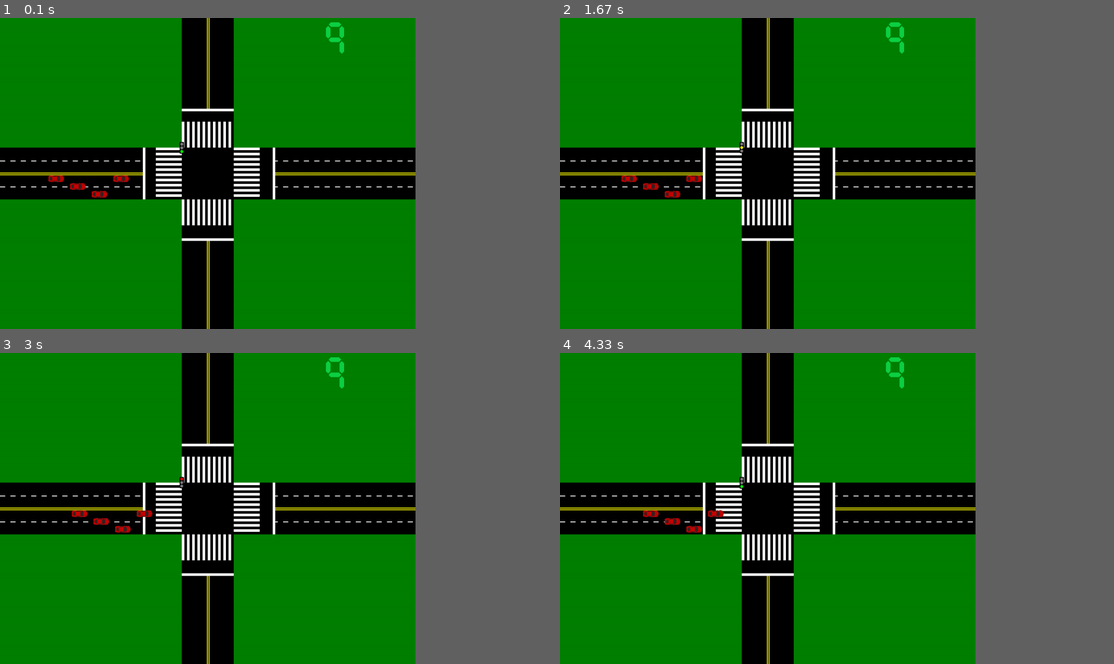
Above: before the commit, frames 1-4 (two rows, left to right).
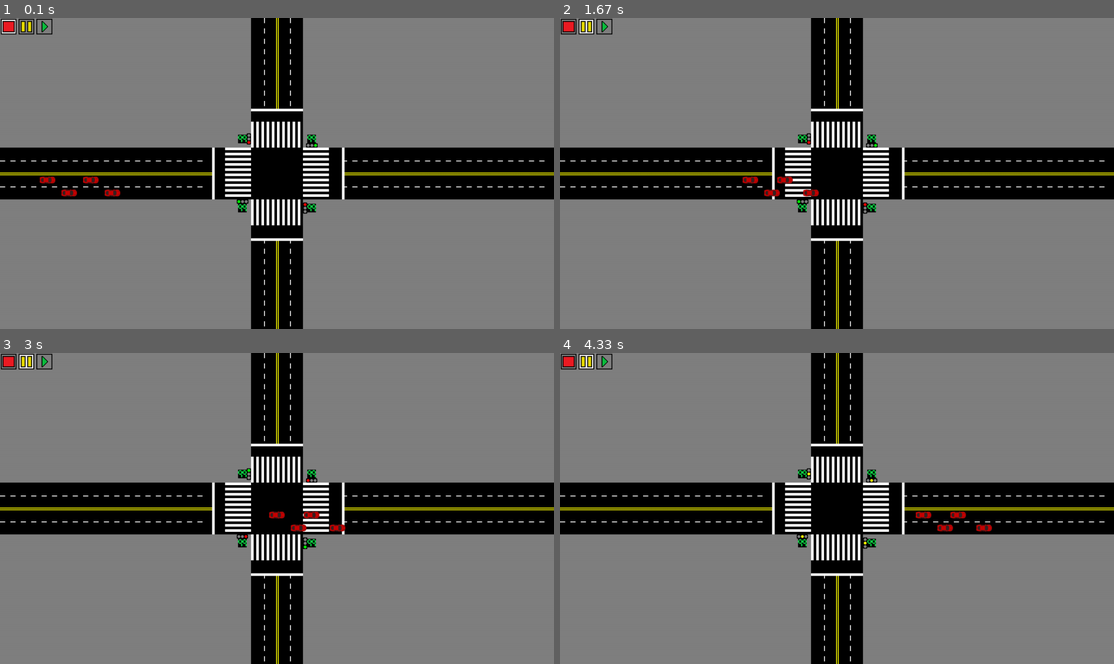
Above: after the commit, the same moments.

Repository: danielsds1/TrafficLights
Game: pygame game, started from traffic-simulation-pygame-master/traffic.py
Same seed, same stepped clock (60 frames per second), same inputs: the game is played once before the commit and once after it.
Inputs (mouse positions are in pixels of both pictures, inside the frame that each line leads up to):
- Up to frame 1 (0.1 s): no input
- Up to frame 2 (1.67 s): press the mouse at (587, 27) at 0.37 s; move the mouse to (720, 145) at 0.47 s; release the mouse at (853, 263) at 0.6 s; press the mouse at (604, 27) at 0.7 s; move the mouse to (626, 61) at 0.8 s; release the mouse at (648, 98) at 0.93 s; press the mouse at (604, 27) at 1.03 s; move the mouse to (748, 98) at 1.13 s; release the mouse at (897, 173) at 1.27 s; press the mouse at (587, 27) at 1.37 s; move the mouse to (620, 42) at 1.47 s; release the mouse at (654, 58) at 1.6 s
- Up to frame 3 (3 s): press the mouse at (44, 362) at 1.7 s; move the mouse to (72, 415) at 1.8 s; release the mouse at (105, 468) at 1.93 s; press the mouse at (27, 362) at 2.03 s; move the mouse to (210, 424) at 2.13 s; release the mouse at (387, 489) at 2.27 s; press the mouse at (44, 362) at 2.37 s; move the mouse to (99, 421) at 2.47 s; release the mouse at (155, 483) at 2.6 s; press the mouse at (27, 362) at 2.7 s; move the mouse to (60, 387) at 2.8 s; release the mouse at (99, 412) at 2.93 s
- Up to frame 4 (4.33 s): press the mouse at (604, 362) at 3.03 s; move the mouse to (681, 402) at 3.13 s; release the mouse at (753, 443) at 3.27 s; press the mouse at (587, 362) at 3.37 s; move the mouse to (715, 405) at 3.47 s; release the mouse at (842, 449) at 3.6 s; press the mouse at (604, 362) at 3.7 s; move the mouse to (665, 440) at 3.8 s; release the mouse at (720, 520) at 3.93 s; press the mouse at (587, 362) at 4.03 s; move the mouse to (726, 390) at 4.13 s; release the mouse at (864, 421) at 4.27 s
In our replay, the window is 675x506 before the commit and 900x506 after it. These sizes can differ from the game's own. Grey fills any space a smaller window leaves; there, only what the larger window draws over its background counts as a difference.

The runs differ from the first frame. In frame 1, 69% of the frame differs, in the area x 0-100%, y 0-100%; in frame 2, 69%; in frame 3, 69%; in frame 4, 69%.

Commit message:
Added buttons
Buttons for flow control (stop, pause, play)

Diff:
--- a/traffic-simulation-pygame-master/traffic.py
+++ b/traffic-simulation-pygame-master/traffic.py
@@ -7,28 +7,29 @@
 
 
 
-
-
 #initialize pygame
 pygame.init()
 
 
-street=120
-stripe=6
-WIDTH=960
+STREET=120
+STRIPE=6
+WIDTH=1280
 HEIGHT=720
 CAPTION = 'Traffic Simulation'
 SPEED=0
-
+SIGNAL_POS=[[WIDTH/2-STREET/2-20,HEIGHT/2+STREET/2+5],
+[WIDTH/2+STREET/2+20,HEIGHT/2-STREET/2-5],
+[WIDTH/2-STREET/2-5,HEIGHT/2-STREET/2-20],
+[WIDTH/2+STREET/2+5,HEIGHT/2+STREET/2+20]]
 MAX_SPEED=30
+BTN_POS=[[20,20],[61,20],[102,20]]
 velocity=[10,10]
-
 
 #make a class of cars
 class Cars(Sprite):
     def __init__(self,x,y):
         Sprite.__init__(self)
-        self.image=image.load('img/carl.png')
+        self.image=image.load('img/lcar.png')
         self.x=int(x) #variable denoting x position of car
         self.y=int(y) # y position of car
         self.rect=self.image.get_rect(center = (x,y)) #used to place the car
@@ -50,133 +51,221 @@
                 self.x=xp
             elif self.x>=500 and self.x<=550:
                 pass
-            elif dista>-200 and dista<200: #to check nearby cars
+            elif dista>-20 and dista<20: #to check nearby cars
                 pass
             else :
                 self.rect.left=xp
                 self.x=xp
 
-
 class Signal(Sprite):
-    def __init__(self,x,y):
-        Sprite.__init__(self)
-        self.image=image.load('img/green.png')
+    def __init__(self,x,y,direction):
+        Sprite.__init__(self)
+        if direction=='l':
+            self.image=image.load('img/lgreen.png')
+        elif direction=='r':
+            self.image=image.load('img/rgreen.png')
+        elif direction=='u':
+            self.image=image.load('img/ured.png')
+        elif direction=='d':
+            self.image=image.load('img/dred.png')
         self.rect=self.image.get_rect(center=(x,y))
     def change_sign(self,color):
             self.image=image.load(color)
 
 class Watch(Sprite):
-    def __init__(self):
+    def __init__(self,x,y):
         Sprite.__init__(self)
         self.image=image.load('img/9.png')
-        self.rect=self.image.get_rect(center=(732,50))
-        self.image=image.load('img/9.png')
-        self.rect=self.image.get_rect(center=(774,50))
+        self.rect=self.image.get_rect(center=(x,y))
+
+class Button(Sprite):
+    def __init__(self,button,x,y):
+        Sprite.__init__(self)
+        self.image=image.load('img/btn/'+button+'.png')
+        self.rect=self.image.get_rect(center=(x,y))
+    def hover(self,button):
+        self.image=image.load('img/btn/'+button+'.png')
+
+
+def drawBackground(frame,HEIGHT,WIDTH,STREET,STRIPE):
+    frame.fill((128,128,128))
+
+    #pygame.draw.rect(screen, color, (x,y,width,height), thickness)
+
+    #Desenho das ruas
+    pygame.draw.rect(frame,(0,0,0), (0,(HEIGHT-STREET)/2,WIDTH,STREET),0)
+    pygame.draw.rect(frame,(0,0,0), ((WIDTH-STREET)/2,0,STREET,HEIGHT),0)
+
+    #Desenho das faixas dupla contínuas na rua horizontal
+    pygame.draw.rect(frame,(255,255,0), (0,HEIGHT/2-2,WIDTH/2-STREET*5/4,STRIPE/3),0) #desenho da faixa contínua
+    pygame.draw.rect(frame,(255,255,0), (0,HEIGHT/2+2,WIDTH/2-STREET*5/4,STRIPE/3),0) #desenho da faixa contínua
+    pygame.draw.rect(frame,(255,255,0), (WIDTH/2+STREET*5/4,HEIGHT/2-2,WIDTH/2-STREET*3/4,STRIPE/3),0)
+    pygame.draw.rect(frame,(255,255,0), (WIDTH/2+STREET*5/4,HEIGHT/2+2,WIDTH/2-STREET*3/4,STRIPE/3),0)
+
+    #Desenho das faixas de retenção na rua horizontal
+    pygame.draw.rect(frame,(255,255,255), (WIDTH/2+STREET*5/4,HEIGHT/2-STREET/2,STRIPE,STREET),0)
+    pygame.draw.rect(frame,(255,255,255), (WIDTH/2-STREET*5/4,HEIGHT/2-STREET/2,STRIPE,STREET),0)
+
+    #Desenho das faixas dupla contínuas na rua vertical
+    pygame.draw.rect(frame,(255,255,0), (WIDTH/2-2,0,STRIPE/3,HEIGHT/2-STREET*5/4),0)
+    pygame.draw.rect(frame,(255,255,0), (WIDTH/2+2,0,STRIPE/3,HEIGHT/2-STREET*5/4),0)
+    pygame.draw.rect(frame,(255,255,0), (WIDTH/2-STRIPE/3,HEIGHT/2+STREET+STREET/4,STRIPE/3,HEIGHT/2-STREET*3/4),0)
+    pygame.draw.rect(frame,(255,255,0), (WIDTH/2+STRIPE/3,HEIGHT/2+STREET+STREET/4,STRIPE/3,HEIGHT/2-STREET*3/4),0)
+
+    #Desenho das faixas de retenção na rua horizontal
+    pygame.draw.rect(frame,(255,255,255), (WIDTH/2-STREET/2,HEIGHT/2+STREET+30,STREET,STRIPE),0)
+    pygame.draw.rect(frame,(255,255,255), (WIDTH/2-STREET/2,HEIGHT/2-STREET-30,STREET,STRIPE),0)
+
+    #Desenho das faixas tracejadas
+    for i in range(int((WIDTH/2-STREET)//(STRIPE*4))-1):
+        pygame.draw.rect(frame,(255,255,255), (i*4*STRIPE,HEIGHT/2-STREET/4,STRIPE*2,STRIPE/3),0)
+        pygame.draw.rect(frame,(255,255,255), (i*4*STRIPE,HEIGHT/2+STREET/4,STRIPE*2,STRIPE/3),0)
+
+        pygame.draw.rect(frame,(255,255,255), (i*4*STRIPE+WIDTH/2+STREET*5/4,HEIGHT/2-STREET/4,STRIPE*2,STRIPE/3),0)
+        pygame.draw.rect(frame,(255,255,255), (i*4*STRIPE+WIDTH/2+STREET*5/4,HEIGHT/2+STREET/4,STRIPE*2,STRIPE/3),0)
+
+    for i in range(int((HEIGHT/2-STREET)//(STRIPE*4))-1):
+        pygame.draw.rect(frame,(255,255,255), (WIDTH/2-STREET/4,i*4*STRIPE,STRIPE/3,STRIPE*2),0)
+        pygame.draw.rect(frame,(255,255,255), (WIDTH/2+STREET/4,i*4*STRIPE,STRIPE/3,STRIPE*2),0)
+
+        pygame.draw.rect(frame,(255,255,255), (WIDTH/2-STREET/4,i*4*STRIPE+HEIGHT/2+STREET*5/4,STRIPE/3,STRIPE*2),0)
+        pygame.draw.rect(frame,(255,255,255), (WIDTH/2+STREET/4,i*4*STRIPE+HEIGHT/2+STREET*5/4,STRIPE/3,STRIPE*2),0)
+
+    #Desenho das faixas de pedestres
+    for i in range(10):
+        pygame.draw.rect(frame,(255,255,255), (WIDTH/2-STREET,(HEIGHT-STREET)/2+i*STREET/10,STREET/2,STRIPE),0)
+        pygame.draw.rect(frame,(255,255,255), ((WIDTH+STREET)/2,(HEIGHT-STREET)/2+i*STREET/10,STREET/2,STRIPE),0)
+
+        pygame.draw.rect(frame,(255,255,255), ((WIDTH-STREET)/2+i*STREET/10,HEIGHT/2-STREET,STRIPE,STREET/2),0)
+        pygame.draw.rect(frame,(255,255,255), ((WIDTH-STREET)/2+i*STREET/10,(HEIGHT+STREET)/2,STRIPE,STREET/2),0)
+    #Desenho do background do contador
+
+    pygame.draw.rect(frame,(0,0,0), (SIGNAL_POS[0][0]-10,SIGNAL_POS[0][1]+5,20,20),0)
+    pygame.draw.rect(frame,(0,0,0), (SIGNAL_POS[1][0]-10,SIGNAL_POS[1][1]-25,20,20),0)
+    pygame.draw.rect(frame,(0,0,0), (SIGNAL_POS[2][0]-25,SIGNAL_POS[2][1]-10,20,20),0)
+    pygame.draw.rect(frame,(0,0,0), (SIGNAL_POS[3][0]+5,SIGNAL_POS[3][1]-10,20,20),0)
+'''
+def button(button0,btnum,):
+    mouse=pygame.mouse.get_pos()
+    click=pygame.mouse.get_pressed()
+
     pass
-
-
-
+'''
 def traffic():
 
     clock = pygame.time.Clock() # load clock
-
-
     frame = pygame.display.set_mode((WIDTH, HEIGHT))
     display.set_caption(CAPTION)
-    watch=Watch()
-    xp=100;
-    car1=Cars(xp+0,HEIGHT/2+2*stripe)
-    car2=Cars(xp+50,HEIGHT/2+5*stripe)
-    car3=Cars(xp+100,HEIGHT/2+8*stripe)
-    car4=Cars(xp+150,HEIGHT/2+2*stripe)
-
-    signal1=Signal((WIDTH-street)/2,(HEIGHT-street)/2)
+    watch01=Watch(SIGNAL_POS[0][0]-5,SIGNAL_POS[0][1]+15)
+    watch02=Watch(SIGNAL_POS[0][0]+5,SIGNAL_POS[0][1]+15)
+
+    watch11=Watch(SIGNAL_POS[1][0]+5,SIGNAL_POS[1][1]-15)
+    watch12=Watch(SIGNAL_POS[1][0]-5,SIGNAL_POS[1][1]-15)
+
+    watch21=Watch(SIGNAL_POS[2][0]-10,SIGNAL_POS[2][1])
+    watch22=Watch(SIGNAL_POS[2][0]-20,SIGNAL_POS[2][1])
+
+    watch31=Watch(SIGNAL_POS[3][0]+10,SIGNAL_POS[3][1])
+    watch32=Watch(SIGNAL_POS[3][0]+20,SIGNAL_POS[3][1])
+
+    xp=10;
+    car1=Cars(xp+0,HEIGHT/2+5*STRIPE/2)
+    car2=Cars(xp+50,HEIGHT/2+15*STRIPE/2)
+    car3=Cars(xp+100,HEIGHT/2+5*STRIPE/2)
+    car4=Cars(xp+150,HEIGHT/2+15*STRIPE/2)
+
+    signal0=Signal(SIGNAL_POS[0][0],SIGNAL_POS[0][1],'l')
+    signal1=Signal(SIGNAL_POS[1][0],SIGNAL_POS[1][1],'r')
+    signal2=Signal(SIGNAL_POS[2][0],SIGNAL_POS[2][1],'u')
+    signal3=Signal(SIGNAL_POS[3][0],SIGNAL_POS[3][1],'d')
+
+    button0=Button('stop',BTN_POS[0][0],BTN_POS[0][1])
+    button1=Button('pause',BTN_POS[1][0],BTN_POS[1][1])
+    button2=Button('play',BTN_POS[2][0],BTN_POS[2][1])
 
     all_cars=Group(car1,car2,car3,car4)
-    all_signals=Group(signal1)
-    all_watches=Group(watch)
-
-
-    signal_list=['img/green.png','img/yellow.png','img/red.png'];
-
-    signal_counter=0;
-
-
+    all_signals=Group(signal0,signal1,signal2,signal3)
+    all_watches=Group(watch01,watch02,watch11,watch12,watch21,watch22,watch31,watch32)
+    all_buttons=Group(button0,button1,button2)
+    signal_list=[['img/lgreen.png','img/lyellow.png','img/lred.png'],
+    ['img/rgreen.png','img/ryellow.png','img/rred.png'],
+    ['img/ugreen.png','img/uyellow.png','img/ured.png'],
+    ['img/dgreen.png','img/dyellow.png','img/dred.png']]
+
+    signal_counter=0
+    cont=0
 
     while True:
 
-        xp = 2
+        mouse_pos=mouse.get_pos()
+        click=mouse.get_pressed()
+        #print(click[0])
+        xp = 10
+
+        drawBackground(frame,HEIGHT,WIDTH,STREET,STRIPE)
+
         car1.move(xp,signal_counter,car2)
         car2.move(xp,signal_counter,car3)
         car3.move(xp,signal_counter,car4)
         car4.move(xp,signal_counter,car1)
-        e=event.wait()
-        if e.type==KEYDOWN:
-          if e.key==K_ESCAPE:
-              break
-        if e.type==MOUSEBUTTONDOWN:
+
+
+        e=event.pump()
+        if click[2]==1:
+            break
+        if click[0]==1:
             signal_counter+=1
             if signal_counter>2:
                 signal_counter=0
-            signal1.change_sign(signal_list[signal_counter])
-
-
-        frame.fill((0,128,0))
-
-        #pygame.draw.rect(screen, color, (x,y,width,height), thickness)
-
-        #Desenho das ruas
-        pygame.draw.rect(frame,(0,0,0), (0,(HEIGHT-street)/2,WIDTH,street),0)
-        pygame.draw.rect(frame,(0,0,0), ((WIDTH-street)/2,0,street,HEIGHT),0)
-
-        #Desenho das faixas dupla contínuas na rua horizontal
-        pygame.draw.rect(frame,(255,255,0), (0,HEIGHT/2-2,WIDTH/2-street*5/4,stripe/3),0) #desenho da faixa contínua
-        pygame.draw.rect(frame,(255,255,0), (0,HEIGHT/2+2,WIDTH/2-street*5/4,stripe/3),0) #desenho da faixa contínua
-        pygame.draw.rect(frame,(255,255,0), (WIDTH/2+street*5/4,HEIGHT/2-2,WIDTH/2-street*3/4,stripe/3),0)
-        pygame.draw.rect(frame,(255,255,0), (WIDTH/2+street*5/4,HEIGHT/2+2,WIDTH/2-street*3/4,stripe/3),0)
-
-        #Desenho das faixas de retenção na rua horizontal
-        pygame.draw.rect(frame,(255,255,255), (WIDTH/2+street*5/4,HEIGHT/2-street/2,stripe,street),0)
-        pygame.draw.rect(frame,(255,255,255), (WIDTH/2-street*5/4,HEIGHT/2-street/2,stripe,street),0)
-
-        #Desenho das faixas dupla contínuas na rua vertical
-        pygame.draw.rect(frame,(255,255,0), (WIDTH/2-2,0,stripe/3,HEIGHT/2-street*5/4),0)
-        pygame.draw.rect(frame,(255,255,0), (WIDTH/2+2,0,stripe/3,HEIGHT/2-street*5/4),0)
-        pygame.draw.rect(frame,(255,255,0), (WIDTH/2-stripe/3,HEIGHT/2+street+street/4,stripe/3,HEIGHT/2-street*3/4),0)
-        pygame.draw.rect(frame,(255,255,0), (WIDTH/2+stripe/3,HEIGHT/2+street+street/4,stripe/3,HEIGHT/2-street*3/4),0)
-
-
-        #Desenho das faixas de retenção na rua horizontal
-        pygame.draw.rect(frame,(255,255,255), (WIDTH/2-street/2,HEIGHT/2+street+30,street,stripe),0)
-        pygame.draw.rect(frame,(255,255,255), (WIDTH/2-street/2,HEIGHT/2-street-30,street,stripe),0)
-
-        #Desenho das faixas tracejadas
-        for i in range(int((WIDTH/2-street)//(stripe*4))-1):
-            pygame.draw.rect(frame,(255,255,255), (i*4*stripe,HEIGHT/2-street/4,stripe*2,stripe/3),0)
-            pygame.draw.rect(frame,(255,255,255), (i*4*stripe,HEIGHT/2+street/4,stripe*2,stripe/3),0)
-
-            pygame.draw.rect(frame,(255,255,255), (i*4*stripe+WIDTH/2+street*5/4,HEIGHT/2-street/4,stripe*2,stripe/3),0)
-            pygame.draw.rect(frame,(255,255,255), (i*4*stripe+WIDTH/2+street*5/4,HEIGHT/2+street/4,stripe*2,stripe/3),0)
-
-        #Desenho das faixas de pedestres
-        for i in range(10):
-            pygame.draw.rect(frame,(255,255,255), (WIDTH/2-street,(HEIGHT-street)/2+i*street/10,street/2,stripe),0)
-            pygame.draw.rect(frame,(255,255,255), ((WIDTH+street)/2,(HEIGHT-street)/2+i*street/10,street/2,stripe),0)
-
-            pygame.draw.rect(frame,(255,255,255), ((WIDTH-street)/2+i*street/10,HEIGHT/2-street,stripe,street/2),0)
-            pygame.draw.rect(frame,(255,255,255), ((WIDTH-street)/2+i*street/10,(HEIGHT+street)/2,stripe,street/2),0)
-
-
-        #pygame.draw.rect(frame,(0,0,0), (0,235,WIDTH,60),0)
-
-        #pygame.draw.rect(frame,(0,0,0), (350,0,60,HEIGHT),0)
+            signal0.change_sign(signal_list[0][signal_counter])
+            signal1.change_sign(signal_list[1][signal_counter])
+            signal2.change_sign(signal_list[2][2-signal_counter])
+            signal3.change_sign(signal_list[3][2-signal_counter])
+
+        if BTN_POS[0][0]+18>mouse_pos[0]>BTN_POS[0][0]-18 and BTN_POS[0][1]+18>mouse_pos[1]>BTN_POS[0][1]-18:
+            button0.hover('stoph')
+            if click[0]==1:
+                break
+        else:
+            button0.hover('stop')
+
+        if BTN_POS[1][0]+18>mouse_pos[0]>BTN_POS[1][0]-18 and BTN_POS[1][1]+18>mouse_pos[1]>BTN_POS[1][1]-18:
+            button1.hover('pauseh')
+            if click[0]==1:
+                while True:
+                    mouse_pos=mouse.get_pos()
+                    click=mouse.get_pressed()
+                    e=event.pump()
+
+                    if BTN_POS[2][0]+18>mouse_pos[0]>BTN_POS[2][0]-18 and BTN_POS[2][1]+18>mouse_pos[1]>BTN_POS[2][1]-18:
+                        button2.hover('playh')
+                        if click[0]==1:
+                            button2.hover('play')
+                            break
+                    else:
+                        button2.hover('play')
+
+                    drawBackground(frame,HEIGHT,WIDTH,STREET,STRIPE)
+                    all_cars.draw(frame)
+                    all_signals.draw(frame)
+                    all_watches.draw(frame)
+                    all_buttons.draw(frame)
+                    display.update()
+                    pygame.display.flip()
+        else:
+            button1.hover('pause')
+
+
+
         all_cars.draw(frame)
         all_signals.draw(frame)
         all_watches.draw(frame)
+        all_buttons.draw(frame)
         display.update()
         pygame.display.flip()
+
     pygame.quit()
-
+    quit()
     clock = pygame.time.Clock() # load clock
 
 
Binary file changed: traffic-simulation-pygame-master/img/0.png
Binary file changed: traffic-simulation-pygame-master/img/1.png
Binary file changed: traffic-simulation-pygame-master/img/2.png
Binary file changed: traffic-simulation-pygame-master/img/3.png
Binary file changed: traffic-simulation-pygame-master/img/4.png
Binary file changed: traffic-simulation-pygame-master/img/5.png
Binary file changed: traffic-simulation-pygame-master/img/6.png
Binary file changed: traffic-simulation-pygame-master/img/7.png
Binary file changed: traffic-simulation-pygame-master/img/8.png
Binary file changed: traffic-simulation-pygame-master/img/9.png
Binary file added: traffic-simulation-pygame-master/img/btn/pause.png
Binary file added: traffic-simulation-pygame-master/img/btn/pauseh.png
(and 20 more such lines)
